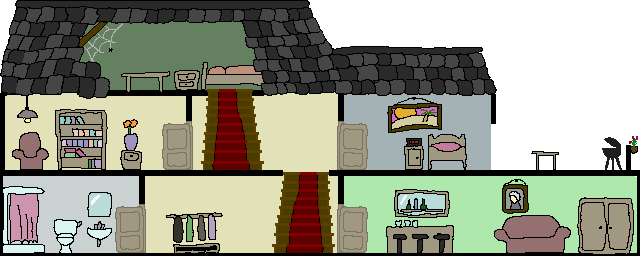
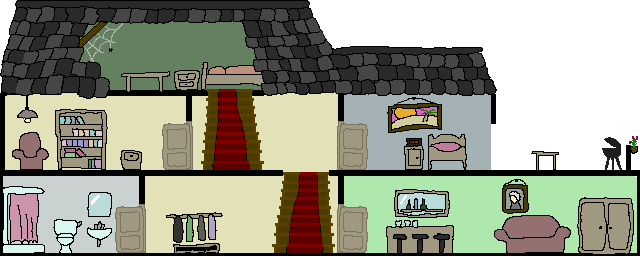
Layer changes from the first 640×256 image to the second:
painted on "interior" over [123, 119, 138, 150]
